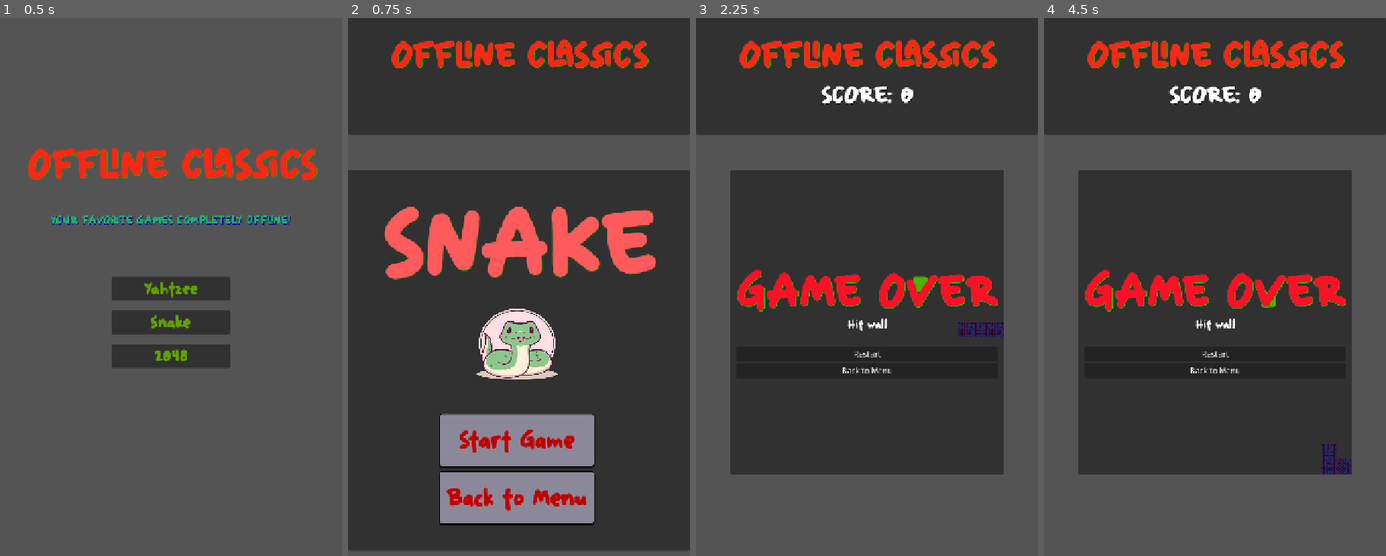
Above: before the commit, frames 1-4 (left to right).
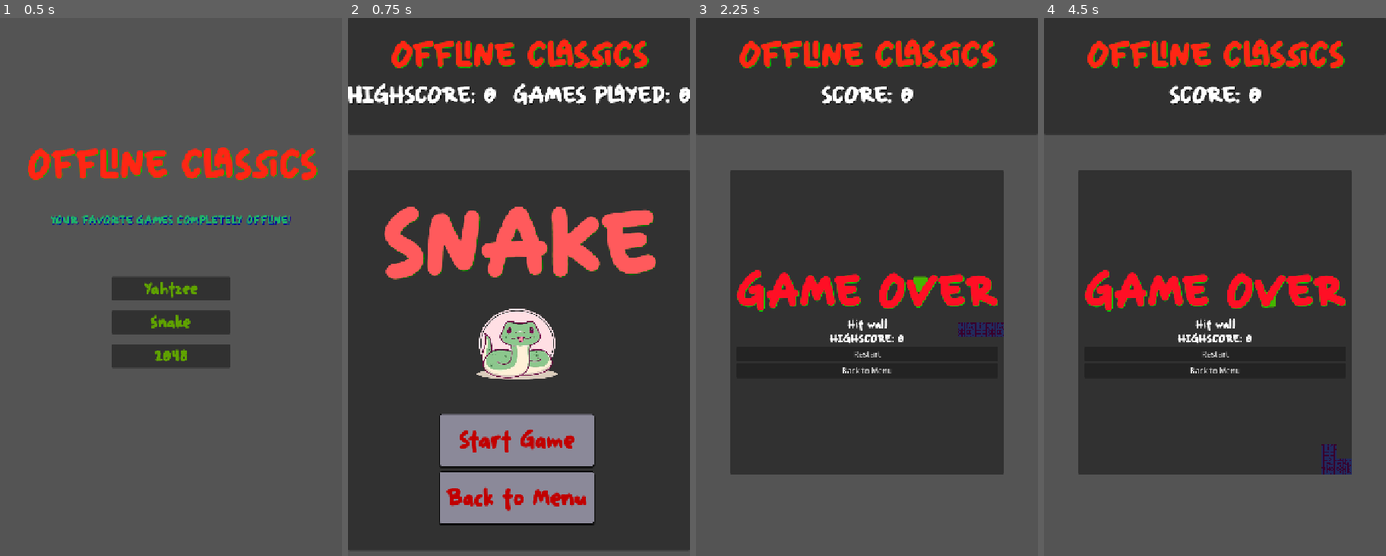
Above: after the commit, the same moments.

Repository: lma812/OfflineClassics
Game: Godot game, scene res://main_menu.tscn
The game is run twice, just before and just after one commit, with the same random seed, the same clock (stepped at 60 frames per second) and the same inputs.
Inputs (mouse positions are in pixels of both pictures, inside the frame that each line leads up to):
- Up to frame 1 (0.5 s): no input
- Up to frame 2 (0.75 s): click "Snake" at 0.5 s
- Up to frame 3 (2.25 s): click "Start Game" at 1.25 s; tap Enter at 2 s; move the mouse to (942, 292) at 2.02 s; hold Right (move_right) from 2.03 s (still down); tap L at 2.1 s; click (942, 292) at 2.17 s
- Up to frame 4 (4.5 s): release Right (move_right) at 2.75 s; click "Restart" at 2.75 s; move the mouse to (1146, 351) at 3.52 s; hold Down (move_down) 3.53-4.28 s; tap L at 3.6, 4.35 s; move the mouse to (1249, 190) at 4.27 s; hold Right (move_right) from 4.28 s (still down)

Frame 1 is identical in both runs. In frame 2, 1.9% of the frame differs, in the area x 0-100%, y 12-17%; in frame 3, 0.2%; in frame 4, 0.2%.

Commit message:
snake persistence using SaveManager

Diff:
--- a/snake/components/engine/game_state_manager.gd
+++ b/snake/components/engine/game_state_manager.gd
@@ -3,8 +3,6 @@
 @onready var MovementManager = $Background2/MovementManager
 @onready var SpawnManager = $Background2/SpawnManager
 @onready var game_over_ui = $GameOverScreen
-
-
 
 var game_active: bool = true
 var score: int
@@ -53,16 +51,28 @@
 	game_active = false
 	print("Game Over! Reason: ", reason)
 
-	# 1. Stop the movement
 	$MoveTimer.stop()
 	print("timer stopped")
 
-	# 2. Show the UI
-	show_game_over_screen(reason)
+	#update scores
+	var snake = SaveManager.get_game("snake")
+	var new_high_score = max(score, snake["high_score"])
 
-func show_game_over_screen(reason: String):
+	SaveManager.update_game("snake", {
+		"high_score": new_high_score,
+		"games_played": snake["games_played"] + 1
+	})
+
+	SaveManager._save()
+	print("saved: ", SaveManager.get_game("snake"))
+
+	show_game_over_screen(reason, str(new_high_score))
+
+func show_game_over_screen(reason: String, new_high_score: String):
 	game_over_ui.show()
 	# Update the label to say why they died
+	print("highscore:", new_high_score)
+	game_over_ui.get_node("VBoxContainer/Highscore").text = "HIGHSCORE: %s" % new_high_score
 	game_over_ui.get_node("VBoxContainer/GameOver").text = "GAME OVER"
 	game_over_ui.get_node("VBoxContainer/Reason").text = "Hit " + reason
 
--- a/snake/components/ui/start_screen.gd
+++ b/snake/components/ui/start_screen.gd
@@ -2,13 +2,17 @@
 #const COLORS = preload("res://shared/theme/colors.tres")
 
 # Called when the node enters the scene tree for the first time.
+var snake = SaveManager.get_game("snake")
+var high_score = snake["high_score"]
+var games_played = snake["games_played"]
+
 func _ready():
 	#print(COLORS)
 	#print(COLORS.primary)
 	#$BacktoMenu.modulate = COLORS.primary
 	$Menu/BacktoMenu.pressed.connect(_on_back_button_pressed)
 	$Menu/StartGame.pressed.connect(_on_start_game_button_pressed)
-	$Hud/ScoreLabel.hide()
+	$Hud.get_node("ScoreLabel").text = "HIGHSCORE: %s \t GAMES PLAYED: %s" % [high_score, games_played]
 func _on_back_button_pressed():
 	get_tree().change_scene_to_file("res://main_menu.tscn")
 
